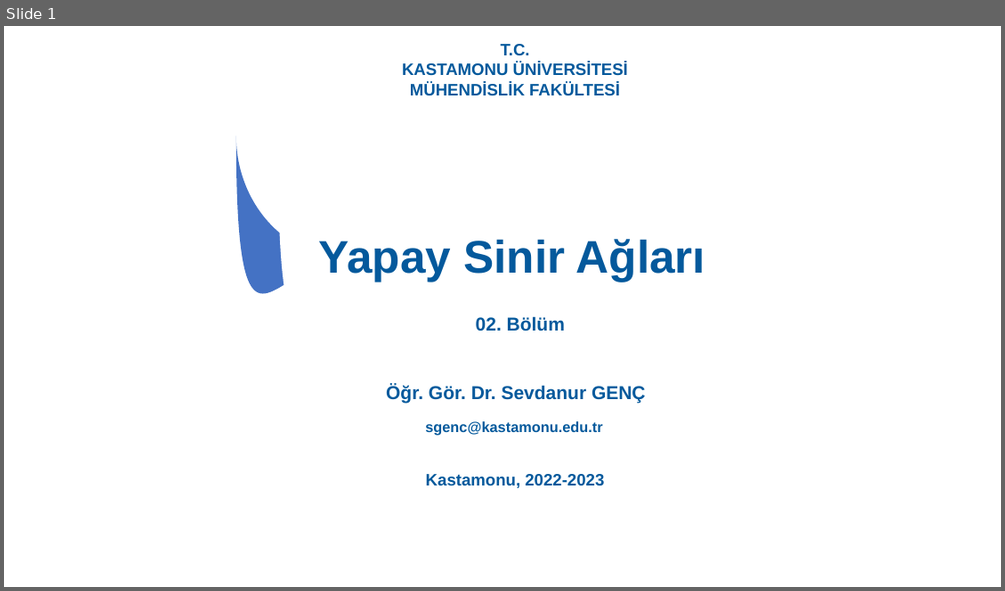
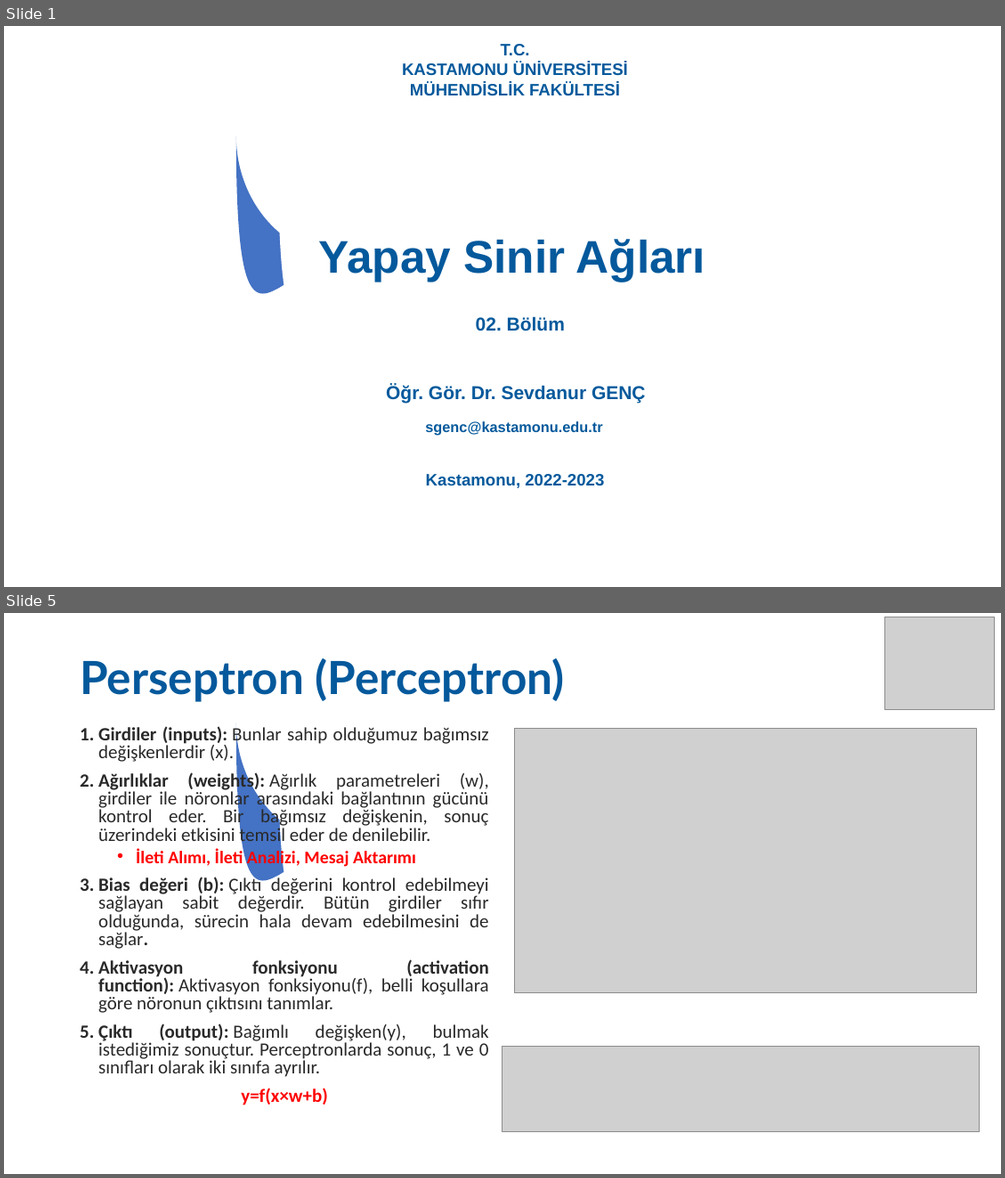
Before and after one commit to SevdanurGENC/Artificial-Neural-Networks-Lecture-Notes, a slide deck: Notes/02. Bolum - Yapay Sinir Aglari.ppt. Shown one above the other, each under a label of ours: slide 1 before the commit, slides 1 and 5 after it; the slides between them are not shown. The pictures are 1005x591 and 1005x1178 pixels, drawn with LibreOffice and Linux fonts; fonts in the diff are those of the drawing; grey boxes stand for pictures. Boxes give left, top, right and bottom in pixels: in the first picture for what was removed or moved away, otherwise in the second. Text is boxed around its words. In the diff, an @@ line names an element or a change of style, - is before the commit and + after.

```diff
--- a/Notes/02. Bolum - Yapay Sinir Aglari.ppt
+++ b/Notes/02. Bolum - Yapay Sinir Aglari.ppt
@@ slide 5 added at (4, 613, 1001, 1174), background #FFFFFF; not listed: 4 template elements that a slide beside it also shows @@
@@ picture added at (884, 617, 994, 709) @@
@@ title added at (80, 658, 565, 702), 44 pt, text #04599C, bold @@
+Perseptron (Perceptron)
@@ text added at (98, 726, 489, 1105), 18 pt, text #292929 @@
+1. Girdiler (inputs): Bunlar sahip olduğumuz bağımsız değişkenlerdir (x).
+2. Ağırlıklar (weights): Ağırlık parametreleri (w), girdiler ile nöronlar arasındaki bağlantının gücünü kontrol eder. Bir bağımsız değişkenin, sonuç üzerindeki etkisini temsil eder de denilebilir.
+  • İleti Alımı, İleti Analizi, Mesaj Aktarımı
+3. Bias değeri (b): Çıktı değerini kontrol edebilmeyi sağlayan sabit değerdir. Bütün girdiler sıfır olduğunda, sürecin hala devam edebilmesini de sağlar.
+4. Aktivasyon fonksiyonu (activation function): Aktivasyon fonksiyonu(f), belli koşullara göre nöronun çıktısını tanımlar.
+5. Çıktı (output): Bağımlı değişken(y), bulmak istediğimiz sonuçtur. Perceptronlarda sonuç, 1 ve 0 sınıfları olarak iki sınıfa ayrılır.
+y=f(x×w+b)
@@ picture added at (514, 729, 975, 993) @@
@@ picture added at (502, 1046, 979, 1132) @@
```
Also in this commit, not shown: 25 slides changed, 12 other slides added.
